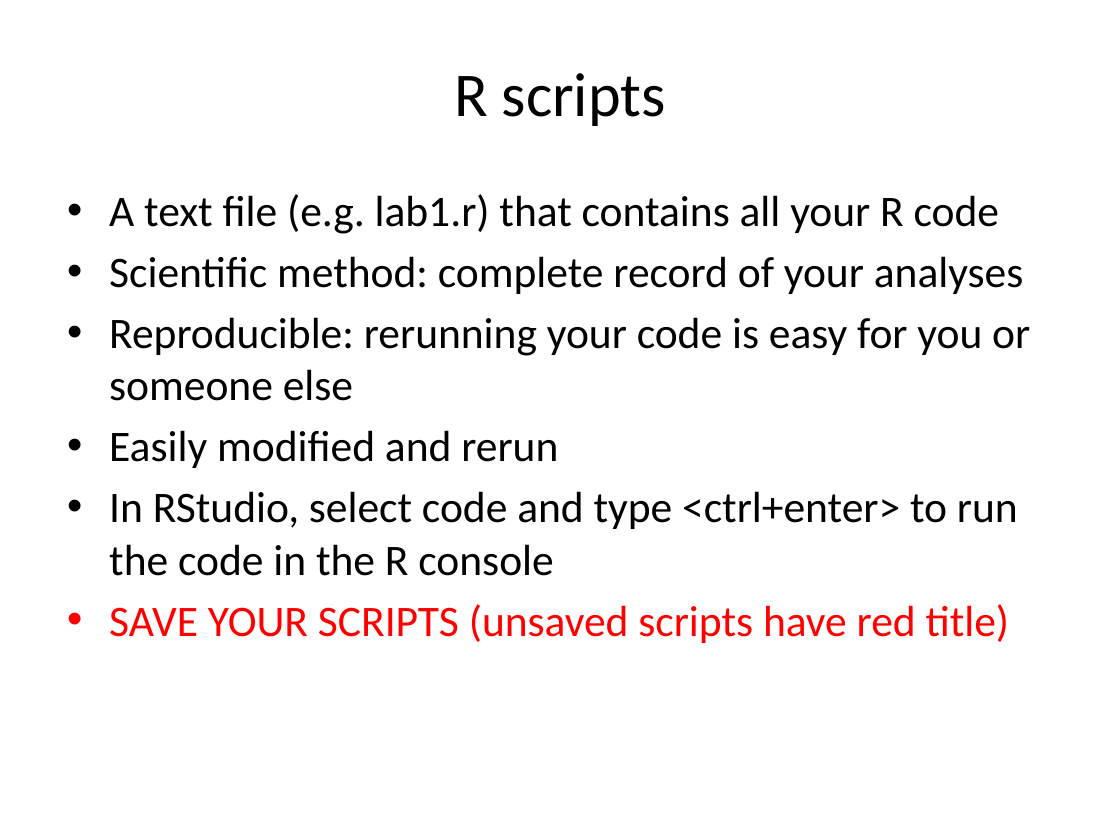
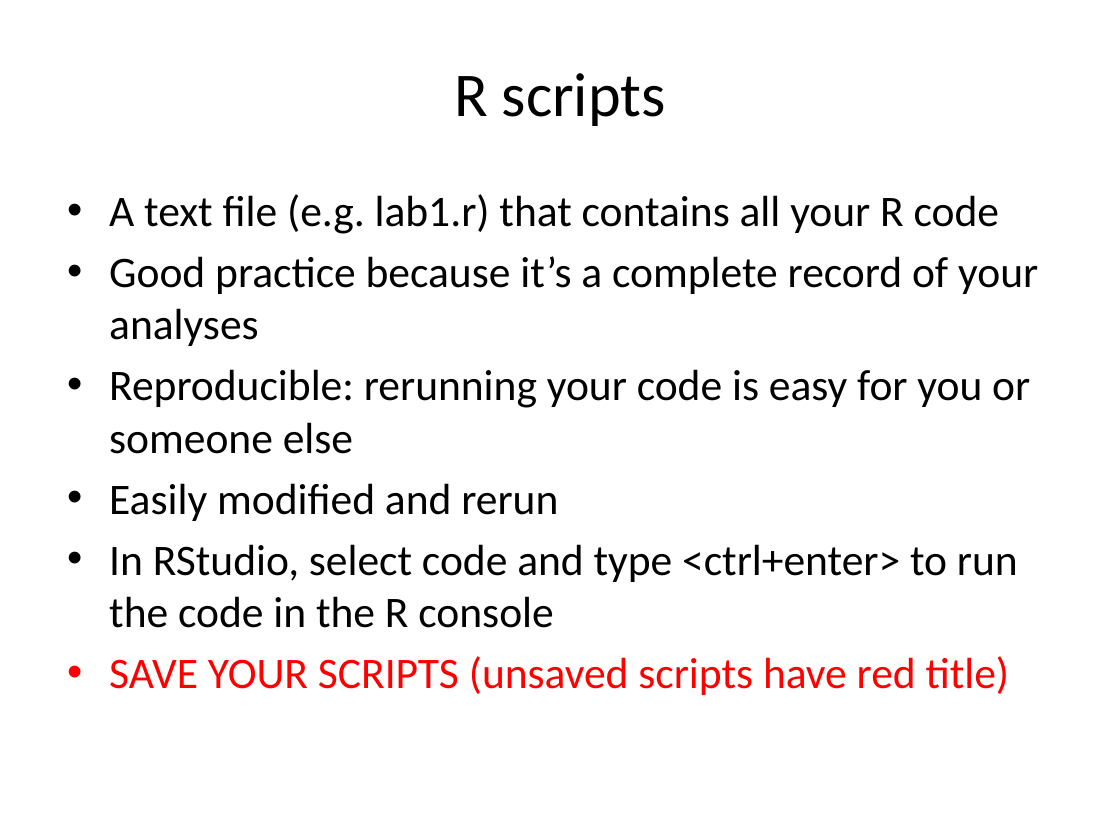
Before and after one commit to cmgienger/1-Introduction-to-R, a slide deck: slide 23 of 1-Introduction to R and Rstudio.pptx. Drawn at 1120x840 pixels with LibreOffice and Linux fonts; fonts in the diff are those of the drawing. Boxes give left, top, right and bottom in pixels: in the first picture for what was removed or moved away, otherwise in the second. Text is boxed around its words. In the diff, an @@ line names an element or a change of style, - is before the commit and + after.

Commit message:
updated pptx

```diff
--- a/1-Introduction to R and Rstudio.pptx
+++ b/1-Introduction to R and Rstudio.pptx
@@ text at box(109, 256, 1038, 346): text changed @@
-• Scientific method: complete record of your analyses
+• Good practice because it’s a complete record of your analyses
```
